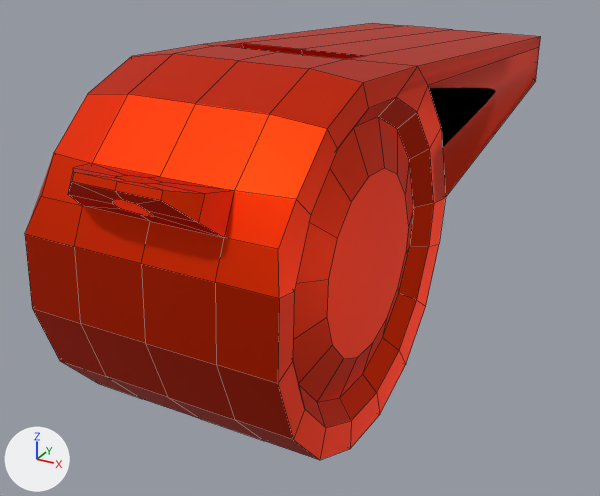
What one commit did to the FBX model Assets/Models/Whistle/Whistle.fbx.
Both versions are drawn from a 50 mm lens placed at (2.21, -3.54, 2.94), pointed at (-0.11, 0.67, 0.84). The lights are fixed; the arrows at lower left show +X, +Y and +Z. Mesh edges are drawn as thin lines. Where no turn or scale is listed for an object, it has been applied to the vertices. Vertices at the same position are counted once.
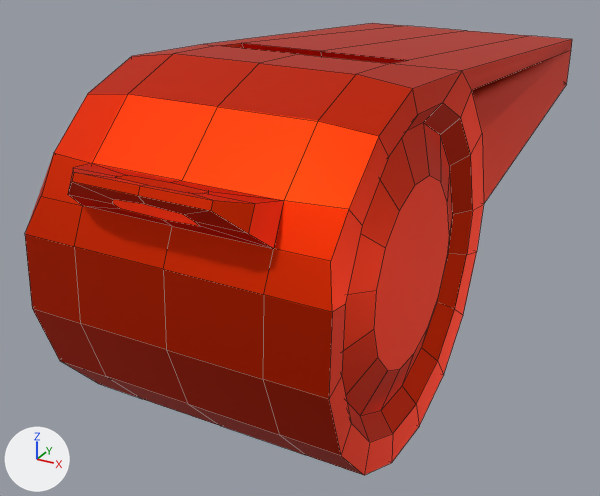
The newer file is also rescaled (x0.783), turned or shifted as a whole; pictures and numbers use the older file's frame.

What differs and where, as boxes [x1, y1, x2, y2] in the pictures (600 x 496 px; the box of a moved part takes in the faces that stretch with it):
```json
{"object": "Circle", "change": "reshaped", "before": [25, 23, 541, 460], "after": [25, 23, 572, 475]}
{"part": 1, "of": "me_circle_002", "change": "moved or reshaped", "before": [72, 26, 500, 441], "after": [72, 26, 528, 455]}
{"part": 2, "of": "me_circle_002", "change": "moved or reshaped", "before": [137, 34, 541, 460], "after": [184, 36, 572, 475]}
```

Scene script edits in JSON lines:
```json
{"block": "me_circle_002", "where": "me_circle_002.from_pydata(...)  # 252 vertices, 220 faces; spans x -0.7..0.7, y -1.09..3.01, z -0.99..0.99"}
{"block": "me_circle_002", "where": "# used by ob_circle; location = (0.0, 0.0, 1.166)"}
{"block": "me_circle_002", "change": "me_circle_002 part 1: all 30 vertices in x 0.0, y -1.09..3.01, z -0.99..0.99 are moved by (0.12, 0.0, 0.0)"}
{"block": "me_circle_002", "change": "me_circle_002 part 2: all 111 vertices in x 0.06..0.7, y -1.09..3.01, z -0.99..0.99 are moved by (0.24, 0.0, 0.0)"}
```
